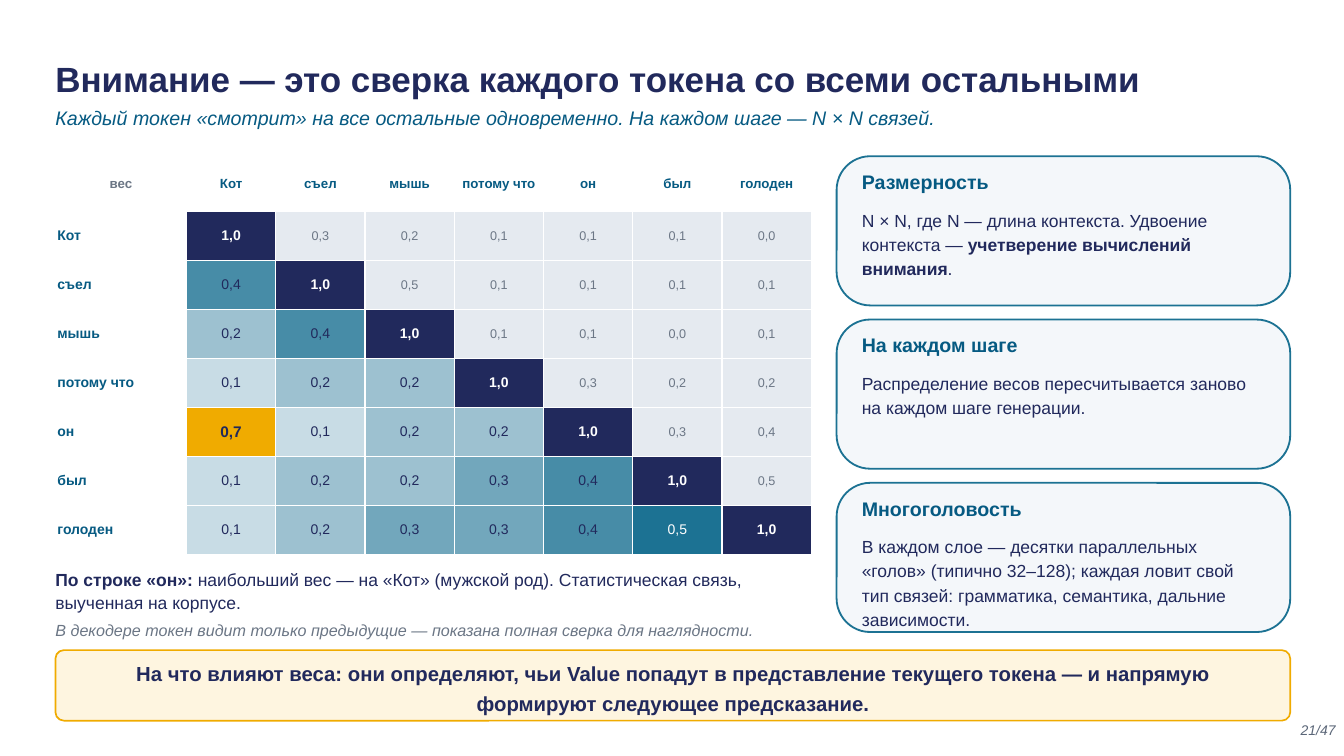
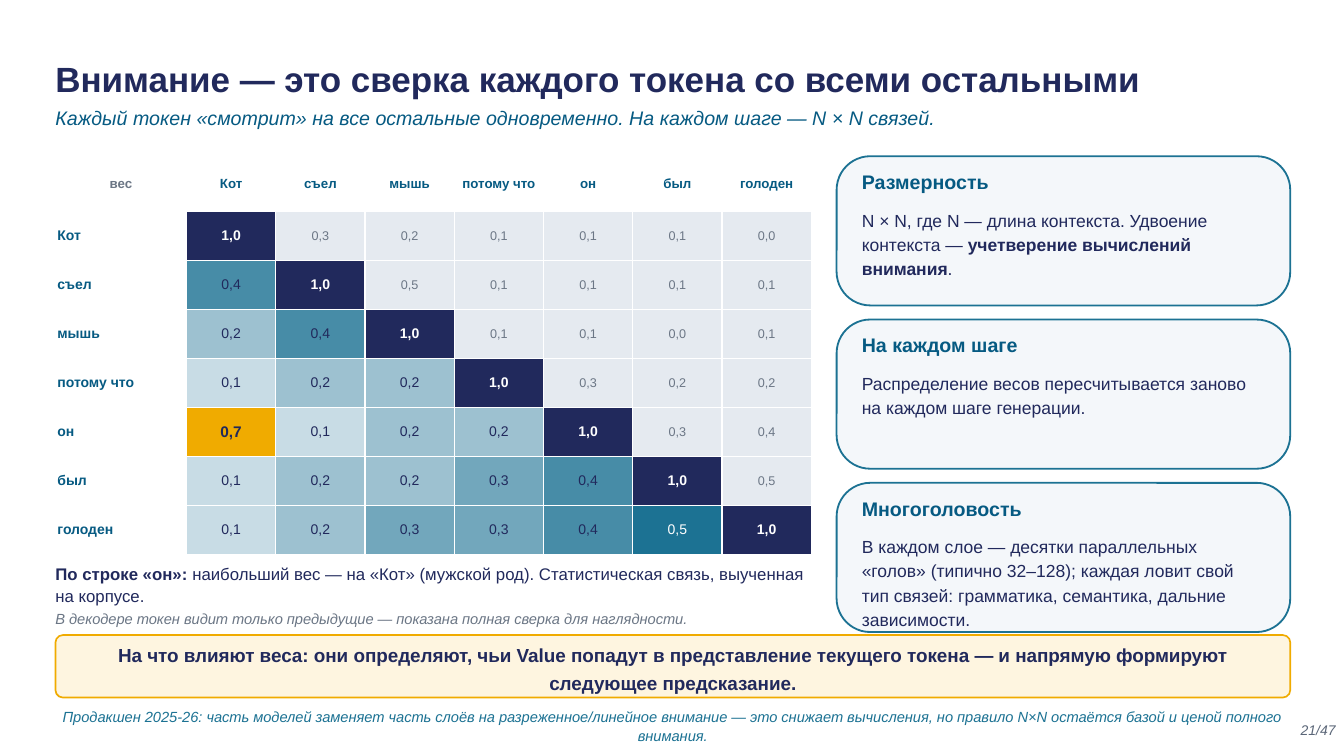
Before and after one commit to tellina-study/AI-usage-lessons, a slide deck: slide 21 of library/lectures/lec-02/rendered/lec-02.pptx. Drawn at 1344x756 pixels with LibreOffice and Linux fonts; fonts in the diff are those of the drawing. Boxes give left, top, right and bottom in pixels: in the first picture for what was removed or moved away, otherwise in the second. Text is boxed around its words. In the diff, an @@ line names an element or a change of style, - is before the commit and + after.

```diff
--- a/library/lectures/lec-02/rendered/lec-02.pptx
+++ b/library/lectures/lec-02/rendered/lec-02.pptx
@@ text "По строке «он»: наибольший вес ..." at bbox=[55, 567, 803, 627]: size 12.5 to 12 pt in "По строке «он»: наибольший вес — на ..."; size 11.5 to 10.5 pt in "В декодере токен видит только предыдущие — ..."; line spacing 1.12 to 1.08; less space between paragraphs @@
@@ rounded rectangle: place and size @@
-rounded rectangle at bbox=[55, 650, 1291, 721]
+rounded rectangle at bbox=[55, 635, 1291, 698]
@@ text "На что влияют веса: они ...": place and size @@
-text "На что влияют веса: они ..." at bbox=[136, 666, 1209, 716]
+text "На что влияют веса: они ..." at bbox=[118, 648, 1227, 694]
@@ text "На что влияют веса: они ..." at bbox=[118, 648, 1227, 694]: size 14.5 to 13.5 pt @@
@@ text added at bbox=[63, 711, 1281, 741], 10.5 pt, text #1C7293, italic @@
+Продакшен 2025-26: часть моделей заменяет часть слоёв на разреженное/линейное внимание — это снижает вычисления, но правило N×N остаётся базой и ценой полного внимания.
```
Also in this commit, not shown: 1 other slide changed, 20 other files.
